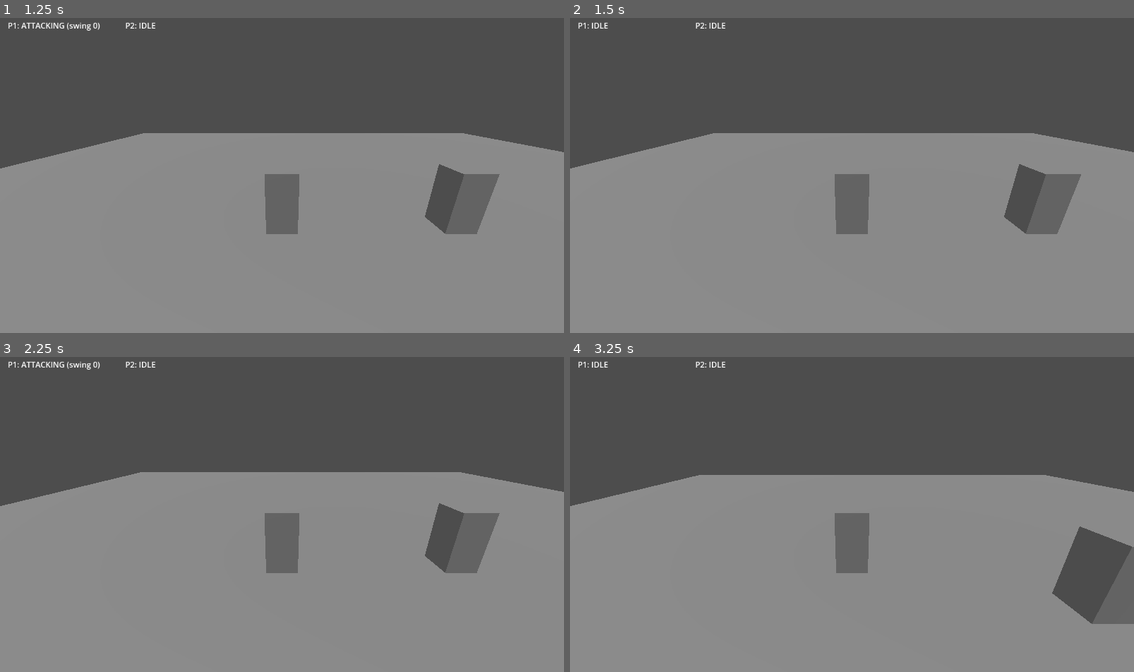
Above: before the commit, frames 1-4 (two rows, left to right).
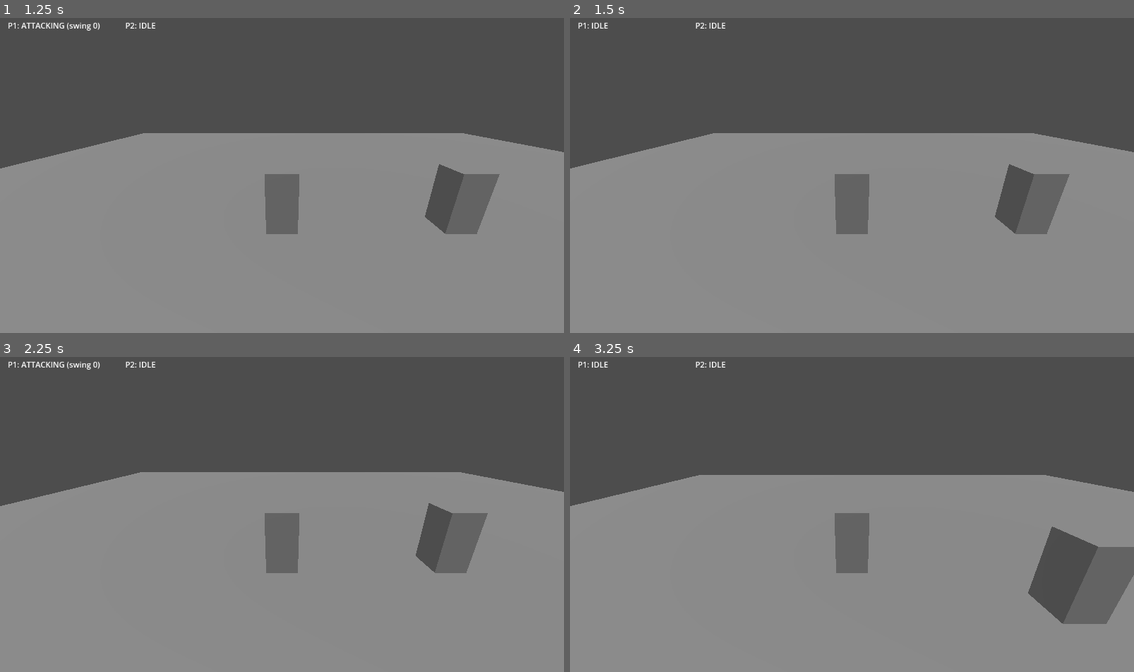
Above: after the commit, the same moments.

Repository: matkokrnic/cardsouls
Game: Godot game, scene res://src/main/main.tscn
Same seed, same stepped clock (60 frames per second), same inputs: the game is played once before the commit and once after it.
Inputs:
- Up to frame 1 (1.25 s): tap Enter at 0.5 s; hold D (p1_move_right) from 0.53 s (still down); tap J (p1_attack) at 0.6 s
- Up to frame 2 (1.5 s): tap Space at 1.25 s; release D (p1_move_right) at 1.28 s; tap Right (p2_move_right) at 1.35 s
- Up to frame 3 (2.25 s): tap Enter at 2 s; hold D (p1_move_right) from 2.03 s (still down); tap J (p1_attack) at 2.1 s
- Up to frame 4 (3.25 s): tap Space at 2.75 s; release D (p1_move_right) at 2.78 s; hold W (p1_move_up) from 2.78 s (still down); tap Right (p2_move_right) at 2.85 s

Frame 1 is identical in both runs. In frame 2, 0.8% of the frame differs, in the area x 75-91%, y 46-69%; in frame 3, 0.8%; in frame 4, 2.0%, in the area x 81-100%, y 53-85%.

Commit message:
story 1-6: training dummy null controller (config swap)
The second player slot has been fully constructed and driven since E0
(both slots on KeyboardController, fixed P1->P2 order). 1-6 makes P2 the
training dummy purely as a controller choice, per architecture amendment
A3 (d6ab666): the dummy is a NullController-driven standard slot, not a
distinct actor type.

- NullController: trivial Controller subclass; sample() inherits the base
  fresh-empty-InputIntent null behavior (no move, no presses, no holds)
- match_runner: THE single per-slot controller-kind config point
  (ControllerKind enum + slot_controller_kinds export + _make_controller
  factory); _ready builds both controllers from it with a size
  Invariant.check. Swapping a slot's kind is the ONLY edit dummy -> PvP
  -> bot needs (2-3 swaps slot 1 NULL -> KEYBOARD_P2, E7 -> scripted)
- P2 default swapped KeyboardController("p2") -> NullController: the
  default scene becomes P1 human vs P2 dummy; two-human play returns via
  the config point at 2-3
- deleted vestigial src/actors/dummy/.gitkeep (folder A3 removed from the
  architecture Directory Tree)

Invariants hold with NullController live: F1 (one _physics_process), D3(a)
(Input only in controllers - NullController reads no Input), D3(b)/A2
(state purity). Golden MEASURED unchanged
(39564e83831819d4486d6216e9030535029de1298168ebeee720ab4812705353); the
determinism sequence is not re-recorded. New non-golden test_null_controller
(2 tests / 126 runtime assertions) proves a null-driven slot stays IDLE and
unmoved across 30 ticks. Suite: 102 -> 104 state tests / 361 -> 487
assertions + 5 integration, all green.

Co-Authored-By: Claude Opus 4.8 <noreply@anthropic.com>

Diff:
--- /dev/null
+++ b/src/controllers/null_controller.gd
@@ -0,0 +1,14 @@
+class_name NullController
+extends Controller
+
+## D3 null controller (story 1-6): the training-dummy driver. `sample()` inherits the base
+## Controller behavior UNCHANGED — a FRESH empty InputIntent every tick (no move, no
+## presses, no holds), so a slot assigned this kind never acts and never moves. It adds no
+## logic ON PURPOSE: its whole value is being a nameable controller KIND at the runner's
+## per-slot config point, keeping "dummy" a configuration fact and nothing else. dummy ->
+## PvP -> bot is therefore a one-line config swap (KeyboardController / GamepadController /
+## ScriptedController), never a hero/actor/state edit.
+##
+## Dummy identity is settled by architecture amendment A3 (game-architecture.md v1.2, commit
+## d6ab666): the dummy is a NullController-driven standard slot, NOT a distinct actor type —
+## no actors/dummy/, no dummy class, no dummy scene.
--- a/src/main/match_runner.gd
+++ b/src/main/match_runner.gd
@@ -16,6 +16,19 @@
 const _MAX_STAMINA := 50.0
 const _MAX_MANA := 80.0
 
+## Story 1-6 (AC 2): THE single per-slot controller-kind config point. Slot 0 = P1, slot
+## 1 = P2. Swapping a slot's kind here is the ONLY edit dummy -> PvP -> bot needs — E2 (2-3)
+## swaps slot 1 NULL -> KEYBOARD_P2, E7 -> a scripted kind — a one-line change, never a
+## hero/actor/state edit (dummy identity is a controller choice, arch amendment A3). P2
+## DEFAULTS to NULL (the training dummy, story 1-6); the second slot itself has existed and
+## been driven since E0 — this story SWAPS its driver, it does not add a slot.
+enum ControllerKind { KEYBOARD_P1, KEYBOARD_P2, NULL }
+
+@export var slot_controller_kinds: Array[ControllerKind] = [
+	ControllerKind.KEYBOARD_P1,  # slot 0 — P1 (local keyboard)
+	ControllerKind.NULL,         # slot 1 — P2 (training dummy; 2-3 -> KEYBOARD_P2)
+]
+
 @onready var _p1_hero: HeroActor = $P1Hero
 @onready var _p2_hero: HeroActor = $P2Hero
 @onready var _p1_rig: CameraRig = $P1Hero/CameraRig
@@ -33,8 +46,13 @@
 	Invariant.check(int(TimingWindow.TICK_HZ) == phys,
 		"TimingWindow.TICK_HZ (%d) must equal physics_ticks_per_second (%d)" % [int(TimingWindow.TICK_HZ), phys])
 
-	_p1_controller = KeyboardController.new(&"p1")
-	_p2_controller = KeyboardController.new(&"p2")
+	# Story 1-6 (AC 2/3): controllers come from the single per-slot config point above —
+	# P2 defaults to NullController (training dummy). Fixed two-slot rig; a mis-sized config
+	# is a programming error (Invariant.check, export-surviving — X1).
+	Invariant.check(slot_controller_kinds.size() == 2,
+		"slot_controller_kinds must have exactly 2 entries (P1, P2), got %d" % slot_controller_kinds.size())
+	_p1_controller = _make_controller(slot_controller_kinds[0])
+	_p2_controller = _make_controller(slot_controller_kinds[1])
 	_match_state = MatchState.new(_SEED, _MAX_HP, _MOVE_SPEED, _MAX_STAMINA, _MAX_MANA)
 	# DEBT A retirement (story 1-3b): inject the authored balance ONCE at match start,
 	# before the first tick — advance() reads balance_ticks, so without this call live-play
@@ -59,6 +77,21 @@
 	add_child(overlay)
 	connect_hero_action_state_changed(0, overlay.on_hero_transition.bind(0))
 	connect_hero_action_state_changed(1, overlay.on_hero_transition.bind(1))
+
+
+## Story 1-6 (AC 2): map a configured slot kind to a concrete Controller — the ONE place a
+## kind becomes an instance. Extended (never branched around) by 2-2/2-3 (gamepad / second
+## keyboard) and E7 (scripted). NullController is the training-dummy driver.
+func _make_controller(kind: ControllerKind) -> Controller:
+	match kind:
+		ControllerKind.KEYBOARD_P1:
+			return KeyboardController.new(&"p1")
+		ControllerKind.KEYBOARD_P2:
+			return KeyboardController.new(&"p2")
+		ControllerKind.NULL:
+			return NullController.new()
+	Invariant.check(false, "unknown controller kind: %d" % kind)
+	return NullController.new()
 
 
 ## Read-only subscription seam (story 1-3b): consumers (HUD, integration tests) observe
--- /dev/null
+++ b/test/state/test_null_controller.gd
@@ -0,0 +1,69 @@
+extends TestCase
+
+## Story 1-6 (AC 1, AC 5b): the NullController + the null-driven-slot guarantee. NON-GOLDEN
+## — this file never touches the determinism sequence. Two things are proven:
+##  (1) NullController.sample() yields a FRESH empty InputIntent each tick (the inherited
+##      base Controller null behavior — no move, no presses, no holds; a new instance per
+##      call, never a reused mutable one, per the InputIntent LIFETIME contract).
+##  (2) A MatchState slot fed NullController output for many ticks never leaves IDLE and
+##      never acquires velocity — the state-layer guarantee of an unmoved dummy. Position
+##      itself is actor-owned (F1) and never in state, so "unmoved" is asserted as
+##      action_state == IDLE and velocity == ZERO.
+
+
+## A fully-live E1 config, so the slot is proven inert even in a normally-started match
+## (balance injected), not merely a pre-injection one. Same shape as the other state tests.
+func _config() -> BalanceConfig:
+	var c := BalanceConfig.new()
+	c.max_hp = 100.0
+	c.move_speed = 5.0
+	c.max_stamina = 50.0
+	c.stamina_regen_per_second = 60.0
+	c.stamina_regen_delay_seconds = 3.0 / 60.0
+	c.roll_stamina_cost = 10.0
+	c.attack_windup_seconds = 3.0 / 60.0
+	c.attack_active_seconds = 4.0 / 60.0
+	c.attack_recovery_seconds = 6.0 / 60.0
+	c.attack_chain_window_seconds = 5.0 / 60.0
+	c.attack_chain_length = 3
+	c.attack_damage_percent_of_max_hp = 6.0
+	c.attack_move_speed_multiplier = 0.0
+	c.melee_hit_mana = 8.0
+	c.deflect_window_seconds = 4.0 / 60.0
+	c.roll_iframe_seconds = 2.0 / 60.0
+	c.roll_duration_seconds = 5.0 / 60.0
+	return c
+
+
+func _make_match() -> MatchState:
+	var ms := MatchState.new(7, 100.0, 5.0, 50.0, 80.0)
+	ms.apply_balance(_config())
+	ms.drain_signals()
+	return ms
+
+
+func test_null_controller_sample_is_fresh_and_empty() -> void:
+	var c := NullController.new()
+	var a := c.sample()
+	var b := c.sample()
+	assert_not_null(a, "sample() returns an InputIntent")
+	assert_true(a is InputIntent, "sample() returns an InputIntent")
+	assert_ne(a, b, "a FRESH instance per tick, never a reused mutable one")
+	assert_true(a.move_dir.is_zero_approx(), "null move")
+	assert_eq(a.pressed.size(), 0, "no presses")
+	assert_eq(a.held.size(), 0, "no holds")
+
+
+func test_null_driven_slot_stays_idle_and_unmoved() -> void:
+	var ms := _make_match()
+	var dummy := NullController.new()
+	for _i in range(30):
+		var intents: Array[InputIntent] = [dummy.sample(), dummy.sample()]
+		ms.advance(intents)
+		ms.drain_signals()
+		assert_eq(ms.p1.hero.action_state, HeroState.ActionState.IDLE,
+			"P1 null slot never leaves IDLE")
+		assert_eq(ms.p2.hero.action_state, HeroState.ActionState.IDLE,
+			"P2 null slot never leaves IDLE")
+		assert_true(ms.p1.hero.velocity.is_zero_approx(), "P1 null slot never moves")
+		assert_true(ms.p2.hero.velocity.is_zero_approx(), "P2 null slot never moves")
Not shown, added: src/controllers/null_controller.gd.uid
Not shown, added: test/state/test_null_controller.gd.uid
Not shown, removed: src/actors/dummy/.gitkeep
